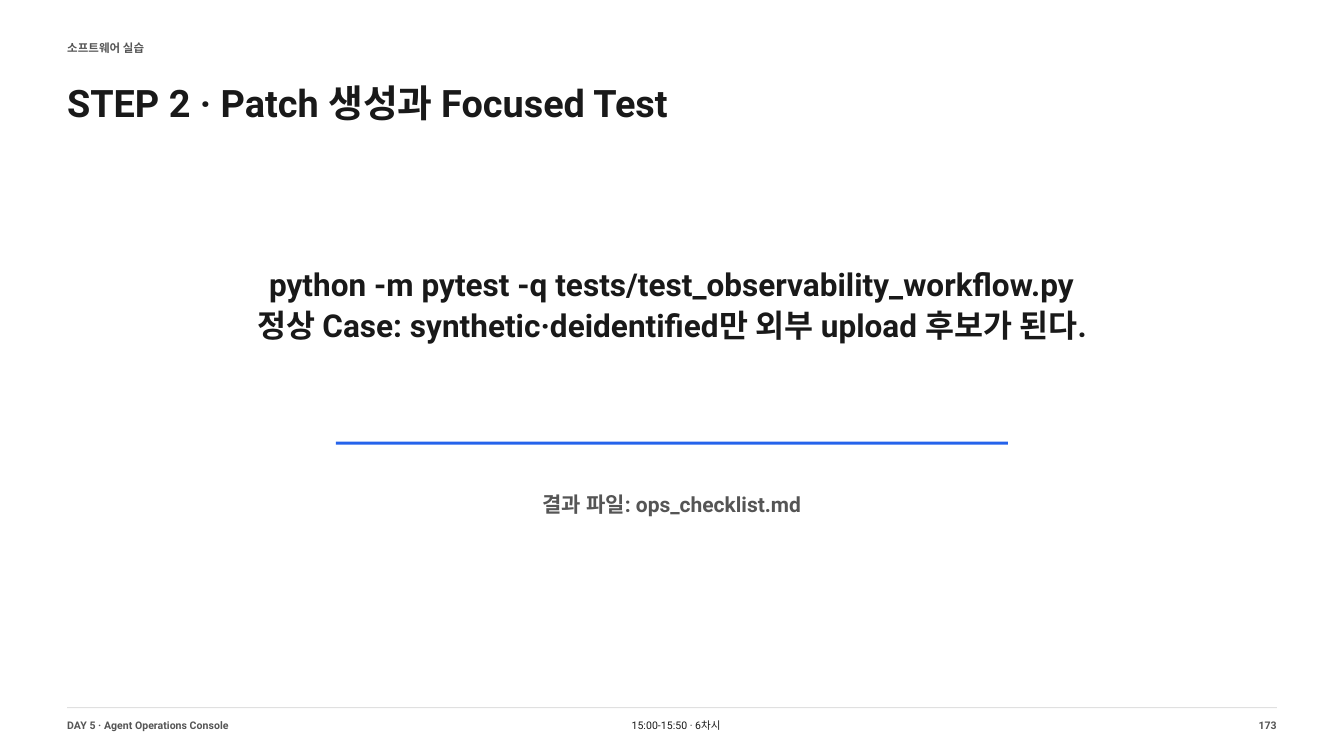
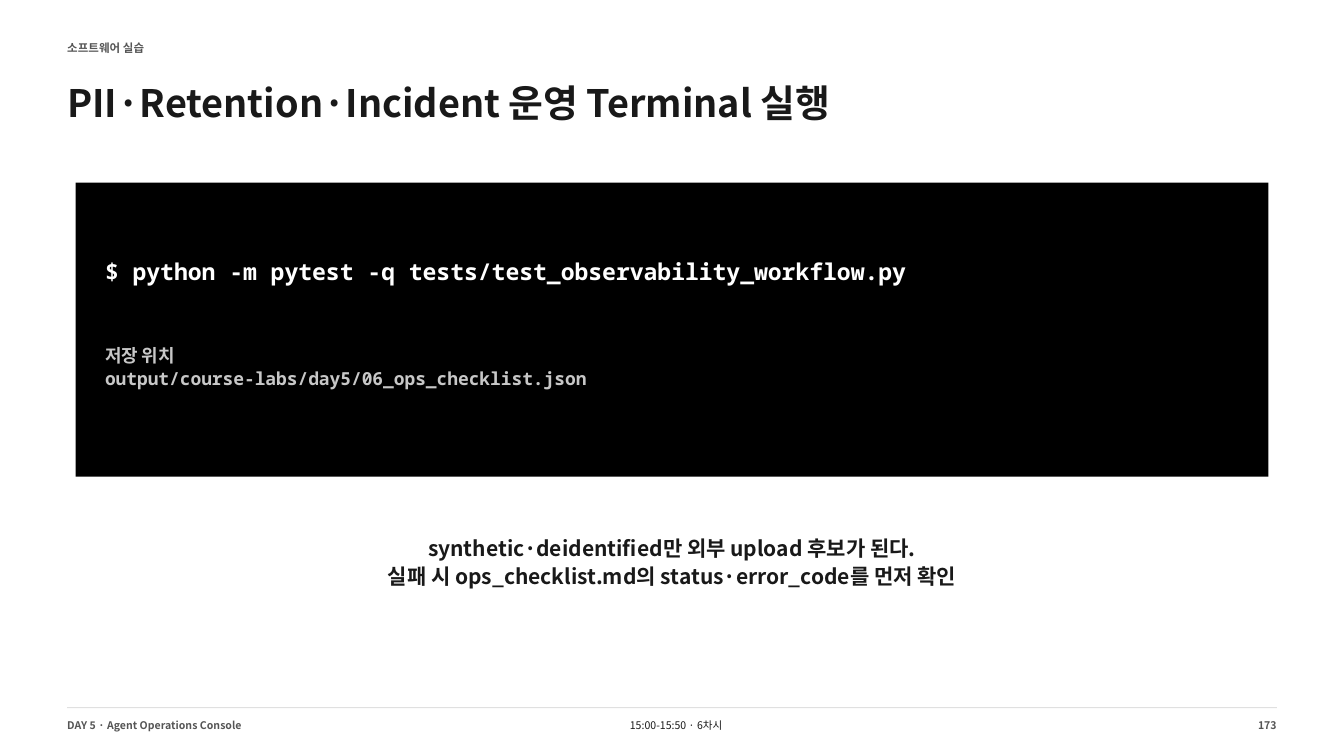
Before and after one commit to smilesjcha/llm-agent-and-workflow-automation, a slide deck: slide 173 of slides/IPA_LLM_Agent_업무자동화_Day5_DRAFT_240p.pptx. Drawn at 1344x756 pixels with LibreOffice and Linux fonts; fonts in the diff are those of the drawing. Boxes give left, top, right and bottom in pixels: in the first picture for what was removed or moved away, otherwise in the second. Text is boxed around its words. In the diff, an @@ line names an element or a change of style, - is before the commit and + after.

```diff
--- a/slides/IPA_LLM_Agent_업무자동화_Day5_DRAFT_240p.pptx
+++ b/slides/IPA_LLM_Agent_업무자동화_Day5_DRAFT_240p.pptx
@@ text at <box>67,85,831,121</box>: text changed; font Roboto to Noto Sans CJK KR @@
-STEP 2 · Patch 생성과 Focused Test
+PII·Retention·Incident 운영 Terminal 실행
@@ rectangle added at <box>76,182,1268,477</box>, fill #000000 @@
@@ text at <box>133,262,906,286</box>: text changed; size 22.5 to 16.5 pt; font Roboto to Noto Sans Mono; text colour #191919 to #FFFFFF @@
-python -m pytest -q tests/test_observability_workflow.py
-정상 Case: synthetic·deidentified만 외부 upload 후보가 된다.
+$ python -m pytest -q tests/test_observability_workflow.py
@@ text at <box>105,347,587,390</box>: text changed; size 15 to 12.8 pt; font Roboto to Noto Sans Mono; text colour #555555 to #C7C7C7 @@
-결과 파일: ops_checklist.md
+저장 위치
+output/course-labs/day5/06_ops_checklist.json
@@ line removed from (336, 444) to (1008, 444) @@
@@ text added at <box>388,538,956,589</box>, 15 pt, text #191919, bold @@
+synthetic·deidentified만 외부 upload 후보가 된다.
+실패 시 ops_checklist.md의 status·error_code를 먼저 확인
@@ font Roboto to Noto Sans CJK KR in 3 elements at <box>67,720,242,732</box>, <box>630,720,722,730</box>, <box>1258,721,1277,729</box> @@
```
Also in this commit, not shown: 212 other slides changed, 27 slides added, 27 slides removed, 13 other files.
